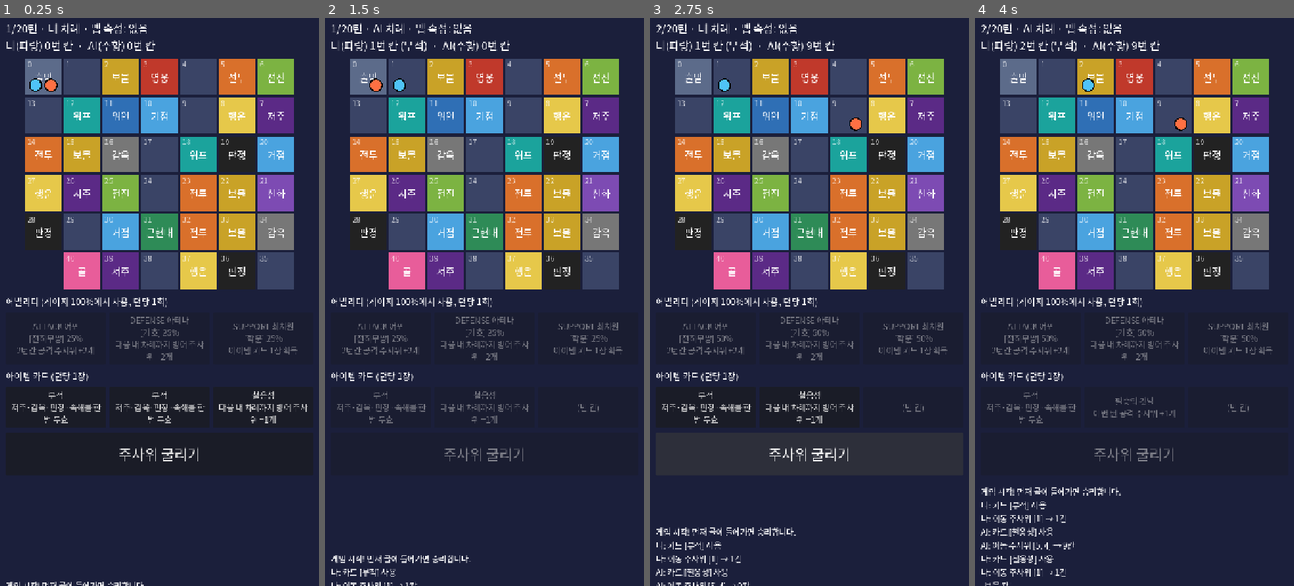
Above: before the commit, frames 1-4 (left to right).
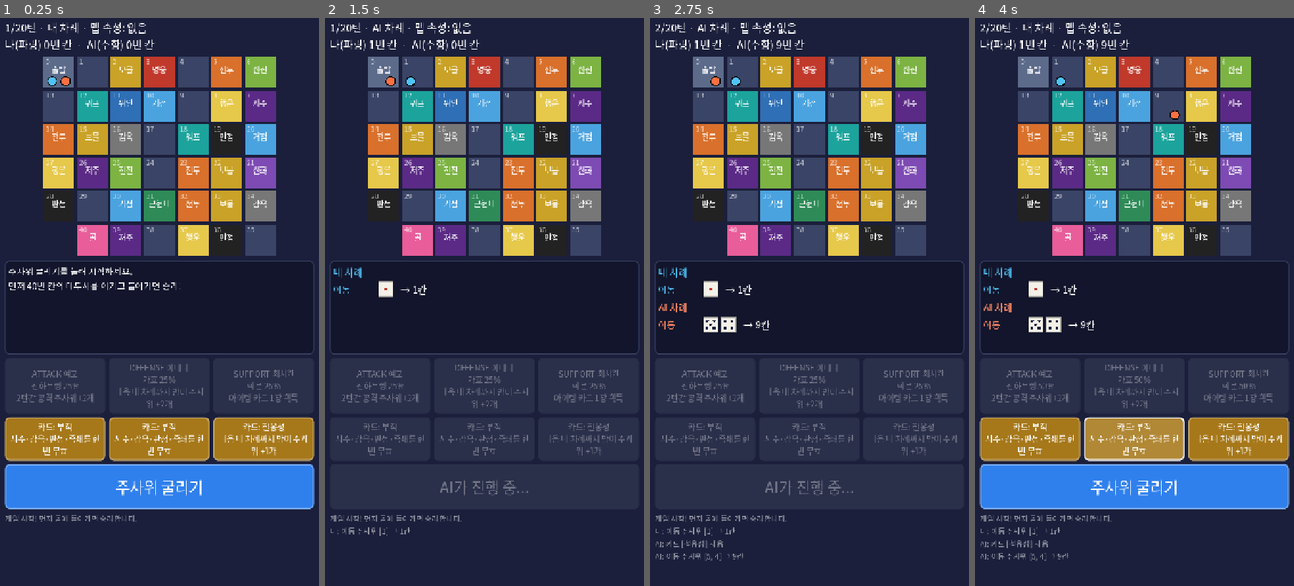
Above: after the commit, the same moments.

Repository: donto333/dice-heroes
Game: Godot game, scene res://scenes/main.tscn
Two runs of this game, one before a commit and one after it. Both use one fixed random seed, a clock stepped at 60 frames per second and the inputs below.
Inputs (mouse positions are in pixels of both pictures, inside the frame that each line leads up to):
- Up to frame 1 (0.25 s): no input
- Up to frame 2 (1.5 s): click (379, 409) at 0.5 s, where only the run before the commit has a clickable "부적 저주·감옥·판정·족쇄를 한 번 무효"; click "주사위 굴리기" at 1.25 s
- Up to frame 3 (2.75 s): tap Enter at 2 s
- Up to frame 4 (4 s): click (1134, 409) at 2.75 s, where only the run before the commit has a clickable "철옹성 다음 내 차례까지 방어 주사위 +1개"; click (1134, 455) at 3.5 s, where only the run before the commit has a clickable "주사위 굴리기"

The runs differ from the first frame. In frame 1, 48% of the frame differs, in the area x 1-99%, y 0-100%; in frame 2, 41%; in frame 3, 36%; in frame 4, 48%.

Commit message:
화면 개선: 주사위 결과 패널, 버튼 색, 말 이동 연출
- 이동·전투·판정 주사위를 결과 패널에 크게 표시
- 켜진 버튼은 밝은 색, 꺼진 버튼은 회색으로 구분
- 말이 한 칸씩 걸어가고, 연출이 끝난 뒤 AI 차례 진행
- 규칙 엔진에 화면 연출용 사건 기록 추가와 검사

Co-Authored-By: Claude Opus 5.5 <noreply@anthropic.com>
Claude-Session: https://claude.ai/code/session_01JPWR7cTXQrxTawoDohtR95

Diff:
--- a/scripts/main.gd
+++ b/scripts/main.gd
@@ -1,19 +1,29 @@
 extends Control
 ## 2단계(규칙 프로토타입) 화면. 사람 대 AI로 한 판을 끝까지 할 수 있다.
 ## 그림은 아직 없고 색 칸과 글자만 쓴다. 규칙은 scripts/rules/game.gd에 있다.
+##
+## 화면 위에서부터: 상태 줄, 보드, 결과 패널(주사위·전투), 어빌리티, 카드, 굴리기 버튼, 진행 기록.
 
 const Game := preload("res://scripts/rules/game.gd")
 const AI := preload("res://scripts/rules/ai.gd")
 const GameData := preload("res://scripts/game_data.gd")
 const BoardView := preload("res://scripts/ui/board_view.gd")
+const DiceView := preload("res://scripts/ui/dice_view.gd")
 
 ## 프로토타입 고정 파티. 둘 다 소환 포인트 6이다. 파티 고르기 화면은 6단계에서 만든다.
 const PARTIES := [
 	{"name": "나", "attack": "lubu", "defense": "athena", "support": "choichiwon"},
 	{"name": "AI", "attack": "machao", "defense": "zeus", "support": "houdini"},
 ]
-const AI_DELAY := 0.8
-const LOG_LINES := 9
+const AI_DELAY := 1.0
+const LOG_LINES := 4
+const MAX_RESULT_BLOCKS := 3
+
+const SLOT_COLORS := {"attack": Color("b8352a"), "defense": Color("6f43a6"), "support": Color("2a7d4f")}
+const CARD_COLOR := Color("a6781a")
+const ROLL_COLOR := Color("2f80ed")
+const DISABLED_COLOR := Color("2a2f4a")
+const PLAYER_TEXT_COLORS := [Color("4fc3f7"), Color("ff8a65")]
 
 var game
 var _data: Dictionary = {}
@@ -21,10 +31,10 @@
 
 var _status_label: Label
 var _board_view: Control
+var _result_box: VBoxContainer
 var _ability_buttons: Dictionary = {}
 var _card_buttons: Array = []
 var _roll_button: Button
-var _restart_button: Button
 var _log_label: Label
 
 
@@ -45,11 +55,11 @@
 	var margin := MarginContainer.new()
 	margin.set_anchors_preset(Control.PRESET_FULL_RECT)
 	for side in ["left", "right", "top", "bottom"]:
-		margin.add_theme_constant_override("margin_" + side, 16)
+		margin.add_theme_constant_override("margin_" + side, 14)
 	add_child(margin)
 
 	var column := VBoxContainer.new()
-	column.add_theme_constant_override("separation", 10)
+	column.add_theme_constant_override("separation", 8)
 	margin.add_child(column)
 
 	_status_label = _make_label(24)
@@ -57,45 +67,49 @@
 	column.add_child(_status_label)
 
 	_board_view = BoardView.new()
-	_board_view.custom_minimum_size = Vector2(0, 520)
+	_board_view.custom_minimum_size = Vector2(0, 300)
 	_board_view.size_flags_vertical = Control.SIZE_EXPAND_FILL
+	_board_view.size_flags_stretch_ratio = 3.0
 	column.add_child(_board_view)
 
-	column.add_child(_make_label(20, "어빌리티 (게이지 100%에서 사용, 턴당 1회)"))
+	var result_panel := PanelContainer.new()
+	result_panel.custom_minimum_size = Vector2(0, 210)
+	result_panel.add_theme_stylebox_override("panel", _box(Color("12152b"), Color("3a4466"), 2))
+	column.add_child(result_panel)
+	_result_box = VBoxContainer.new()
+	_result_box.add_theme_constant_override("separation", 6)
+	result_panel.add_child(_result_box)
+
 	var ability_row := HBoxContainer.new()
 	ability_row.add_theme_constant_override("separation", 8)
 	column.add_child(ability_row)
 	for slot in Game.SLOTS:
-		var button := _make_button(18, 92)
+		var button := _make_button(18, 100, SLOT_COLORS[slot])
 		button.pressed.connect(_on_ability_pressed.bind(slot))
 		ability_row.add_child(button)
 		_ability_buttons[slot] = button
 
-	column.add_child(_make_label(20, "아이템 카드 (턴당 1장)"))
 	var card_row := HBoxContainer.new()
 	card_row.add_theme_constant_override("separation", 8)
 	column.add_child(card_row)
 	for index in Game.HAND_LIMIT:
-		var button := _make_button(18, 92)
+		var button := _make_button(18, 88, CARD_COLOR)
 		button.pressed.connect(_on_card_pressed.bind(index))
 		card_row.add_child(button)
 		_card_buttons.append(button)
 
-	_roll_button = _make_button(32, 96)
-	_roll_button.text = "주사위 굴리기"
+	_roll_button = _make_button(34, 100, ROLL_COLOR)
 	_roll_button.pressed.connect(_on_roll_pressed)
 	column.add_child(_roll_button)
 
-	_restart_button = _make_button(28, 80)
-	_restart_button.text = "새 게임"
-	_restart_button.pressed.connect(_start_game)
-	column.add_child(_restart_button)
-
-	_log_label = _make_label(18)
+	_log_label = _make_label(17)
 	_log_label.autowrap_mode = TextServer.AUTOWRAP_WORD_SMART
-	_log_label.custom_minimum_size = Vector2(0, 250)
-	_log_label.vertical_alignment = VERTICAL_ALIGNMENT_BOTTOM
+	_log_label.custom_minimum_size = Vector2(0, 90)
+	_log_label.size_flags_vertical = Control.SIZE_EXPAND_FILL
+	_log_label.size_flags_stretch_ratio = 1.0
+	_log_label.vertical_alignment = VERTICAL_ALIGNMENT_TOP
 	_log_label.clip_text = true
+	_log_label.add_theme_color_override("font_color", Color(1, 1, 1, 0.6))
 	column.add_child(_log_label)
 
 
@@ -106,12 +120,32 @@
 	return label
 
 
-func _make_button(font_size: int, height: float) -> Button:
+func _box(fill: Color, border: Color, border_width: int) -> StyleBoxFlat:
+	var box := StyleBoxFlat.new()
+	box.bg_color = fill
+	box.border_color = border
+	box.set_border_width_all(border_width)
+	box.set_corner_radius_all(10)
+	box.set_content_margin_all(8)
+	return box
+
+
+## 켜진 버튼은 밝은 색, 꺼진 버튼은 어두운 회색으로 확실히 구분한다.
+func _make_button(font_size: int, height: float, color: Color) -> Button:
 	var button := Button.new()
 	button.custom_minimum_size = Vector2(0, height)
 	button.size_flags_horizontal = Control.SIZE_EXPAND_FILL
 	button.autowrap_mode = TextServer.AUTOWRAP_WORD_SMART
 	button.add_theme_font_size_override("font_size", font_size)
+	button.add_theme_stylebox_override("normal", _box(color, color.lightened(0.35), 3))
+	button.add_theme_stylebox_override("hover", _box(color.lightened(0.12), Color.WHITE, 3))
+	button.add_theme_stylebox_override("pressed", _box(color.darkened(0.25), Color.WHITE, 3))
+	button.add_theme_stylebox_override("focus", StyleBoxEmpty.new())
+	button.add_theme_stylebox_override("disabled", _box(DISABLED_COLOR, DISABLED_COLOR, 0))
+	button.add_theme_color_override("font_color", Color.WHITE)
+	button.add_theme_color_override("font_hover_color", Color.WHITE)
+	button.add_theme_color_override("font_pressed_color", Color.WHITE)
+	button.add_theme_color_override("font_disabled_color", Color(1, 1, 1, 0.35))
 	return button
 
 
@@ -120,8 +154,12 @@
 func _start_game() -> void:
 	game = Game.new()
 	game.setup(_data, PARTIES)
+	game.take_events()
 	_board_view.game = game
+	_board_view.reset_pieces()
 	_waiting_for_player = false
+	_clear_results()
+	_add_result_text("주사위 굴리기를 눌러 시작하세요.\n먼저 40번 칸의 메두사를 이기고 들어가면 승리!", Color.WHITE)
 	_advance()
 
 
@@ -129,28 +167,47 @@
 func _advance() -> void:
 	var playing = game
 	while playing == game and game.winner < 0:
+		await _wait_for_board()
+		if playing != game:
+			return
 		if game.current == 0:
 			if game.begin_turn():
 				_waiting_for_player = true
 				_refresh()
 				return
+			_add_result_text("나: 이번 턴은 쉽니다.", PLAYER_TEXT_COLORS[0])
 			game.end_turn()
 		else:
 			_refresh()
 			await get_tree().create_timer(AI_DELAY).timeout
 			if playing != game:
 				return
+			_add_result_header("AI 차례", PLAYER_TEXT_COLORS[1])
 			AI.take_turn(game)
+			_consume_events()
 		_refresh()
+	await _wait_for_board()
 	_waiting_for_player = false
+	_show_game_over()
 	_refresh()
 
 
+func _wait_for_board() -> void:
+	while _board_view.is_busy():
+		await get_tree().process_frame
+
+
 func _on_roll_pressed() -> void:
+	if game.winner >= 0:
+		_start_game()
+		return
 	if not _waiting_for_player:
 		return
 	_waiting_for_player = false
+	_clear_results()
+	_add_result_header("내 차례", PLAYER_TEXT_COLORS[0])
 	game.roll_move()
+	_consume_events()
 	game.end_turn()
 	_refresh()
 	_advance()
@@ -158,12 +215,140 @@
 
 func _on_ability_pressed(slot: String) -> void:
 	if _waiting_for_player and game.use_ability(slot):
+		_add_result_text("어빌리티 [%s] 발동! %s" % [
+			game.ability_of(0, slot)["name"], game.ability_of(0, slot)["text"]], SLOT_COLORS[slot].lightened(0.4))
+		_consume_events()
 		_refresh()
 
 
 func _on_card_pressed(index: int) -> void:
-	if _waiting_for_player and game.play_card(index):
+	if not _waiting_for_player:
+		return
+	var hand: Array = game.players[0]["hand"]
+	if index >= hand.size():
+		return
+	var card: Dictionary = game.cards[hand[index]]
+	if game.play_card(index):
+		_add_result_text("카드 [%s] 사용! %s" % [card["name"], card["text"]], CARD_COLOR.lightened(0.4))
+		_consume_events()
 		_refresh()
+
+
+# ---------------------------------------------------------------- 결과 패널
+
+## 규칙 엔진의 사건을 꺼내, 말 이동은 보드로 보내고 주사위·전투는 결과 패널에 그린다.
+func _consume_events() -> void:
+	var moves: Array = []
+	for event in game.take_events():
+		match event["kind"]:
+			"pos":
+				moves.append(event)
+			"move":
+				_add_move_result(event)
+			"battle":
+				_add_battle_result(event)
+			"fate":
+				_add_fate_result(event)
+	_board_view.push_moves(moves)
+
+
+func _clear_results() -> void:
+	for child in _result_box.get_children():
+		child.queue_free()
+
+
+func _trim_results() -> void:
+	var children := _result_box.get_children().filter(func(node): return not node.is_queued_for_deletion())
+	while children.size() > MAX_RESULT_BLOCKS + 2:
+		children.pop_front().queue_free()
+
+
+func _add_result_header(text: String, color: Color) -> void:
+	var label := _make_label(22, text)
+	label.add_theme_color_override("font_color", color)
+	_result_box.add_child(label)
+	_trim_results()
+
+
+func _add_result_text(text: String, color: Color) -> void:
+	var label := _make_label(20, text)
+	label.autowrap_mode = TextServer.AUTOWRAP_WORD_SMART
+	label.add_theme_color_override("font_color", color)
+	_result_box.add_child(label)
+	_trim_results()
+
+
+func _dice_row(caption: String, rolls: Array, tail: String, color: Color) -> HBoxContainer:
+	var row := HBoxContainer.new()
+	row.add_theme_constant_override("separation", 10)
+	var head := _make_label(20, caption)
+	head.custom_minimum_size = Vector2(90, 0)
+	head.add_theme_color_override("font_color", color)
+	row.add_child(head)
+	if not rolls.is_empty():
+		var dice := DiceView.new()
+		dice.die_size = 34.0
+		dice.values = rolls
+		dice.size_flags_vertical = Control.SIZE_SHRINK_CENTER
+		row.add_child(dice)
+	var end := _make_label(22, tail)
+	end.add_theme_color_override("font_color", Color.WHITE)
+	row.add_child(end)
+	return row
+
+
+func _add_move_result(event: Dictionary) -> void:
+	var who := int(event["player"])
+	var tail := "→ %d칸" % int(event["total"])
+	if event["rolls"].is_empty():
+		tail = "%d칸 (고정)" % int(event["total"])
+	if int(event["bonus"]) > 0:
+		tail += " (속성 +%d)" % int(event["bonus"])
+	_result_box.add_child(_dice_row("이동", event["rolls"], tail, PLAYER_TEXT_COLORS[who]))
+	_trim_results()
+
+
+func _add_battle_result(event: Dictionary) -> void:
+	var who := int(event["player"])
+	var block := VBoxContainer.new()
+	block.add_theme_constant_override("separation", 4)
+	var title := _make_label(20, "전투! %s vs %s" % [event["attacker"], event["defender"]])
+	title.add_theme_color_override("font_color", Color("ffcf66"))
+	block.add_child(title)
+	block.add_child(_dice_row("공격", event["attack_rolls"], "= %d" % int(event["attack_total"]), PLAYER_TEXT_COLORS[who]))
+	block.add_child(_dice_row("방어", event["defense_rolls"], "= %d" % int(event["defense_total"]), Color(1, 1, 1, 0.8)))
+	var verdict := "%s 승리!" % game.players[who]["name"]
+	var verdict_color := Color("7ee081")
+	if not event["won"]:
+		verdict = "%s 패배... 직전 거점으로" % game.players[who]["name"]
+		verdict_color = Color("ff6b6b")
+	var verdict_label := _make_label(22, verdict)
+	verdict_label.add_theme_color_override("font_color", verdict_color)
+	block.add_child(verdict_label)
+	_result_box.add_child(block)
+	_trim_results()
+
+
+func _add_fate_result(event: Dictionary) -> void:
+	var who := int(event["player"])
+	_result_box.add_child(_dice_row("판정", event["rolls"], event["text"], PLAYER_TEXT_COLORS[who]))
+	_trim_results()
+
+
+func _show_game_over() -> void:
+	_clear_results()
+	var text := "무승부!"
+	var color := Color.WHITE
+	if game.winner == 0:
+		text = "승리! 골에 먼저 들어갔습니다."
+		color = Color("7ee081")
+	elif game.winner == 1:
+		text = "패배... AI가 먼저 들어갔습니다."
+		color = Color("ff6b6b")
+	var label := _make_label(34, text)
+	label.autowrap_mode = TextServer.AUTOWRAP_WORD_SMART
+	label.add_theme_color_override("font_color", color)
+	_result_box.add_child(label)
 
 
 # ---------------------------------------------------------------- 표시
@@ -172,15 +357,13 @@
 	var me: Dictionary = game.players[0]
 	var ai: Dictionary = game.players[1]
 	var attr_text: String = game.map_attr if game.map_attr != "" else "없음"
-	var turn_text := "게임 종료"
+	var turn_text := "AI 차례"
 	if game.winner == 2:
 		turn_text = "무승부"
 	elif game.winner >= 0:
 		turn_text = "%s 승리!" % game.players[game.winner]["name"]
 	elif _waiting_for_player:
 		turn_text = "내 차례"
-	else:
-		turn_text = "AI 차례"
 	_status_label.text = "%d/%d턴 · %s · 맵 속성: %s\n나(파랑) %d번 칸%s  ·  AI(주황) %d번 칸%s" % [
 		min(game.round_number, Game.MAX_ROUNDS), Game.MAX_ROUNDS, turn_text, attr_text,
 		int(me["pos"]), _state_text(me), int(ai["pos"]), _state_text(ai)]
@@ -189,24 +372,33 @@
 		var button: Button = _ability_buttons[slot]
 		var character: Dictionary = game.char_of(0, slot)
 		var ability: Dictionary = game.ability_of(0, slot)
-		button.text = "%s %s\n[%s] %d%%\n%s" % [
+		var is_ready: bool = _waiting_for_player and game.can_use_ability(slot)
+		var gauge_text := "[사용 가능]" if is_ready else "%d%%" % int(me["gauge"][slot])
+		button.text = "%s %s\n%s %s\n%s" % [
 			Game.SLOT_LABELS[slot], character["name"],
-			ability.get("name", "-"), int(me["gauge"][slot]), ability.get("text", "")]
-		button.disabled = not (_waiting_for_player and game.can_use_ability(slot))
+			ability.get("name", "-"), gauge_text, ability.get("text", "")]
+		button.disabled = not is_ready
 
 	var hand: Array = me["hand"]
 	for index in _card_buttons.size():
 		var button: Button = _card_buttons[index]
 		if index < hand.size():
 			var card: Dictionary = game.cards[hand[index]]
-			button.text = "%s\n%s" % [card["name"], card["text"]]
+			button.text = "카드: %s\n%s" % [card["name"], card["text"]]
 			button.disabled = not (_waiting_for_player and game.can_play_card(index))
 		else:
-			button.text = "(빈 칸)"
+			button.text = "(빈 카드 칸)"
 			button.disabled = true
 
-	_roll_button.disabled = not _waiting_for_player
-	_restart_button.visible = game.winner >= 0
+	if game.winner >= 0:
+		_roll_button.text = "새 게임"
+		_roll_button.disabled = false
+	elif _waiting_for_player:
+		_roll_button.text = "주사위 굴리기"
+		_roll_button.disabled = false
+	else:
+		_roll_button.text = "AI가 진행 중..."
+		_roll_button.disabled = true
 
 	var lines: Array = game.messages.slice(max(0, game.messages.size() - LOG_LINES))
 	_log_label.text = "\n".join(PackedStringArray(lines))
--- a/scripts/rules/game.gd
+++ b/scripts/rules/game.gd
@@ -34,6 +34,9 @@
 ## -1 진행 중, 0 또는 1 승자, 2 무승부
 var winner := -1
 var messages: Array = []
+## 화면이 연출에 쓰는 사건 기록. take_events()로 가져가면 비워진다.
+## kind: "pos"(말 이동), "move"(이동 주사위), "battle"(전투), "fate"(운명의 판정)
+var events: Array = []
 
 var card_played := false
 var ability_used := false
@@ -76,6 +79,7 @@
 	map_attr = ""
 	winner = -1
 	messages = []
+	events = []
 	for index in players.size():
 		for i in START_HAND:
 			_draw_card(index, false)
@@ -219,20 +223,24 @@
 	var mover: Dictionary = char_of(current, "attack")
 
 	var total := 0
+	var rolls: Array = []
 	var fixed := effect_sum(current, "move_fixed")
 	if fixed > 0:
 		total = fixed
 		say("%s: 이동 %d칸 (고정)" % [player["name"], total])
 	else:
 		var count: int = max(1, int(mover["move"]) + effect_sum(current, "move_dice"))
-		var rolls := roll_dice(count)
+		rolls = roll_dice(count)
 		total = _sum(rolls)
 		say("%s: 이동 주사위 %s → %d칸" % [player["name"], str(rolls), total])
+	var bonus := 0
 	if map_attr == "근현대" and mover["category"] == "근현대":
-		total += ATTR_BONUS
+		bonus = ATTR_BONUS
+		total += bonus
 		say("  맵 속성 보너스로 %d칸 더 이동" % ATTR_BONUS)
-
-	player["pos"] = min(int(player["pos"]) + total, goal_index())
+	_event({"kind": "move", "player": current, "rolls": rolls, "total": total, "bonus": bonus})
+
+	_set_pos(current, min(int(player["pos"]) + total, goal_index()))
 	_resolve_tile(0)
 
 
@@ -288,11 +296,11 @@
 		"forward":
 			if depth < 3:
 				var amount := int(tile["amount"])
-				player["pos"] = min(pos + amount, goal_index())
+				_set_pos(current, min(pos + amount, goal_index()))
 				say("  전진 칸! %d칸 더 나아갑니다." % amount)
 				_resolve_tile(depth + 1)
 		"warp":
-			player["pos"] = int(tile["to"])
+			_set_pos(current, int(tile["to"]))
 			say("  워프! %d번 칸으로 이동합니다." % int(tile["to"]))
 		"luck":
 			_add_gauge(current, 25)
@@ -326,11 +334,17 @@
 	var rolls := roll_dice(2)
 	var diff: int = abs(int(rolls[0]) - int(rolls[1]))
 	var pos := int(player["pos"])
+	var outcome := "무사 통과"
 	if diff >= 3:
-		player["pos"] = checkpoint_before(pos)
+		outcome = "직전 거점으로"
+	elif diff > 0:
+		outcome = "%d칸 후퇴" % diff
+	_event({"kind": "fate", "player": current, "rolls": rolls, "text": outcome})
+	if diff >= 3:
+		_set_pos(current, checkpoint_before(pos))
 		say("  운명의 판정 %s: 차이 %d → 직전 거점으로!" % [str(rolls), diff])
 	elif diff > 0:
-		player["pos"] = max(0, pos - diff)
+		_set_pos(current, max(0, pos - diff))
 		say("  운명의 판정 %s: %d칸 후퇴" % [str(rolls), diff])
 	else:
 		say("  운명의 판정 %s: 무사 통과" % str(rolls))
@@ -405,17 +419,18 @@
 		_attack_dice(current), _defense_dice(1 - current),
 		_attack_bonus(current), _defense_bonus(1 - current))
 	_say_battle(result)
+	_battle_event(attacker["name"], defender["name"], result)
 	if result["attacker_won"]:
-		opponent["pos"] = checkpoint_before(int(opponent["pos"]))
+		_set_pos(1 - current, checkpoint_before(int(opponent["pos"])))
 		say("  %s 승리! %s은(는) 직전 거점으로 돌아갑니다." % [player["name"], opponent["name"]])
 		if effect_sum(current, "chase") > 0:
-			player["pos"] = min(int(player["pos"]) + 3, goal_index())
+			_set_pos(current, min(int(player["pos"]) + 3, goal_index()))
 			say("  추격! 3칸 더 전진합니다.")
 		return true
-	player["pos"] = checkpoint_before(int(player["pos"]))
+	_set_pos(current, checkpoint_before(int(player["pos"])))
 	say("  %s 방어 성공! %s은(는) 직전 거점으로 돌아갑니다." % [opponent["name"], player["name"]])
 	if effect_sum(1 - current, "counter") > 0:
-		player["pos"] = max(0, int(player["pos"]) - 3)
+		_set_pos(current, max(0, int(player["pos"]) - 3))
 		say("  반격! 3칸 더 물러납니다.")
 	return false
 
@@ -429,10 +444,11 @@
 		_attack_dice(current), keeper_dice - effect_sum(current, "enemy_dice_minus"),
 		_attack_bonus(current), 0)
 	_say_battle(result)
+	_battle_event(attacker["name"], keeper_name, result)
 	if result["attacker_won"]:
 		say("  %s 승리!" % player["name"])
 		return true
-	player["pos"] = checkpoint_before(int(player["pos"]))
+	_set_pos(current, checkpoint_before(int(player["pos"])))
 	say("  패배... %s은(는) 직전 거점으로 돌아갑니다." % player["name"])
 	return false
 
@@ -512,6 +528,39 @@
 		say("  %s: 카드 [%s] 획득" % [players[player_index]["name"], cards[card_id]["name"]])
 
 
+func _set_pos(player_index: int, value: int) -> void:
+	value = clamp(value, 0, goal_index())
+	if int(players[player_index]["pos"]) == value:
+		return
+	players[player_index]["pos"] = value
+	_event({"kind": "pos", "player": player_index, "to": value})
+
+
+func _battle_event(attacker_name: String, defender_name: String, result: Dictionary) -> void:
+	_event({
+		"kind": "battle",
+		"player": current,
+		"attacker": attacker_name,
+		"defender": defender_name,
+		"attack_rolls": result["attack_rolls"],
+		"defense_rolls": result["defense_rolls"],
+		"attack_total": result["attack_total"],
+		"defense_total": result["defense_total"],
+		"won": result["attacker_won"],
+	})
+
+
+func _event(data: Dictionary) -> void:
+	events.append(data)
+
+
+## 쌓인 사건을 꺼내고 비운다. 화면 쪽에서 부른다.
+func take_events() -> Array:
+	var taken := events
+	events = []
+	return taken
+
+
 func say(text: String) -> void:
 	messages.append(text)
 	if messages.size() > MAX_MESSAGES:
--- a/scripts/ui/board_view.gd
+++ b/scripts/ui/board_view.gd
@@ -1,9 +1,12 @@
 extends Control
 ## 보드를 그리는 화면 요소. 프로토타입이라 그림 대신 색 칸과 글자로 그린다.
 ## 칸은 한 줄에 COLUMNS개씩, 줄마다 방향을 바꿔 가며(뱀 모양) 놓는다.
+## 말은 규칙이 정한 위치로 순간이동하지 않고, push_moves()로 받은 순서대로 한 칸씩 걸어간다.
 
 const COLUMNS := 7
 const TILE_GAP := 6.0
+const STEP_TIME := 0.09
+const PAUSE_TIME := 0.35
 
 const TILE_COLORS := {
 	"start": Color("5c6b8a"),
@@ -42,6 +45,48 @@
 const PLAYER_COLORS := [Color("4fc3f7"), Color("ff7043")]
 
 var game = null
+## 화면에 그려지는 말의 위치. 규칙상 위치를 따라 한 칸씩 움직인다.
+var shown_pos: Array = [0, 0]
+var _queue: Array = []
+var _timer := 0.0
+
+
+func reset_pieces() -> void:
+	_queue.clear()
+	_timer = 0.0
+	shown_pos = [0, 0]
+	if game != null:
+		for index in game.players.size():
+			shown_pos[index] = int(game.players[index]["pos"])
+	queue_redraw()
+
+
+## [{"player": 0, "to": 12}, ...] 순서대로 말을 움직인다.
+func push_moves(moves: Array) -> void:
+	_queue.append_array(moves)
+
+
+func is_busy() -> bool:
+	return not _queue.is_empty()
+
+
+func _process(delta: float) -> void:
+	if _queue.is_empty():
+		return
+	_timer -= delta
+	if _timer > 0.0:
+		return
+	var move: Dictionary = _queue[0]
+	var index := int(move["player"])
+	var target := int(move["to"])
+	var now := int(shown_pos[index])
+	if now == target:
+		_queue.pop_front()
+		_timer = PAUSE_TIME
+	else:
+		shown_pos[index] = now + (1 if target > now else -1)
+		_timer = STEP_TIME
+	queue_redraw()
 
 
 func _draw() -> void:
@@ -53,7 +98,7 @@
 	var cell: float = min(size.x / COLUMNS, size.y / rows)
 	var origin := Vector2((size.x - cell * COLUMNS) / 2.0, (size.y - cell * rows) / 2.0)
 	var small: int = int(clamp(cell * 0.20, 10.0, 22.0))
-	var big: int = int(clamp(cell * 0.26, 12.0, 28.0))
+	var big: int = int(clamp(cell * 0.24, 12.0, 26.0))
 
 	for index in count:
 		var tile: Dictionary = game.board[index]
@@ -68,17 +113,17 @@
 		draw_string(font, rect.position + Vector2(4, small + 2), str(index),
 			HORIZONTAL_ALIGNMENT_LEFT, -1, small, Color(1, 1, 1, 0.7))
 		if label != "":
-			draw_string(font, rect.position + Vector2(0, rect.size.y * 0.62), label,
+			draw_string(font, rect.position + Vector2(0, rect.size.y * 0.52), label,
 				HORIZONTAL_ALIGNMENT_CENTER, rect.size.x, big, Color.WHITE)
 
-	# 말. 같은 칸에 있으면 좌우로 나눠 그린다.
-	for player_index in game.players.size():
-		var pos := int(game.players[player_index]["pos"])
+	# 말. 같은 칸에 있으면 좌우로 나눠 그린다. 칸 아래쪽에 그려 글자를 가리지 않게 한다.
+	for player_index in shown_pos.size():
+		var pos := int(shown_pos[player_index])
 		var center := _cell_origin(pos, origin, cell) + Vector2(cell, cell) / 2.0
 		center.x += (player_index * 2 - 1) * cell * 0.20
-		center.y += cell * 0.22
-		draw_circle(center, cell * 0.17, Color.BLACK)
-		draw_circle(center, cell * 0.14, PLAYER_COLORS[player_index])
+		center.y += cell * 0.27
+		draw_circle(center, cell * 0.15, Color.BLACK)
+		draw_circle(center, cell * 0.12, PLAYER_COLORS[player_index])
 
 
 func _cell_origin(index: int, origin: Vector2, cell: float) -> Vector2:
--- /dev/null
+++ b/scripts/ui/dice_view.gd
@@ -0,0 +1,39 @@
+extends Control
+## 주사위 눈을 그리는 작은 화면 요소. values에 눈 값(1~6)을 넣으면 그만큼 주사위를 그린다.
+
+const PIPS := {
+	1: [Vector2(0.5, 0.5)],
+	2: [Vector2(0.27, 0.27), Vector2(0.73, 0.73)],
+	3: [Vector2(0.27, 0.27), Vector2(0.5, 0.5), Vector2(0.73, 0.73)],
+	4: [Vector2(0.27, 0.27), Vector2(0.73, 0.27), Vector2(0.27, 0.73), Vector2(0.73, 0.73)],
+	5: [Vector2(0.27, 0.27), Vector2(0.73, 0.27), Vector2(0.5, 0.5), Vector2(0.27, 0.73), Vector2(0.73, 0.73)],
+	6: [Vector2(0.27, 0.25), Vector2(0.73, 0.25), Vector2(0.27, 0.5), Vector2(0.73, 0.5), Vector2(0.27, 0.75), Vector2(0.73, 0.75)],
+}
+
+var values: Array = []:
+	set(new_values):
+		values = new_values
+		_update_size()
+		queue_redraw()
+var die_size := 40.0:
+	set(new_size):
+		die_size = new_size
+		_update_size()
+		queue_redraw()
+var face_color := Color("f4f1e8")
+var pip_color := Color("1b1f3b")
+
+
+func _update_size() -> void:
+	custom_minimum_size = Vector2(values.size() * (die_size + 6.0), die_size)
+
+
+func _draw() -> void:
+	for index in values.size():
+		var value: int = clamp(int(values[index]), 1, 6)
+		var rect := Rect2(Vector2(index * (die_size + 6.0), 0), Vector2(die_size, die_size))
+		draw_rect(rect, face_color)
+		draw_rect(rect, Color(0, 0, 0, 0.35), false, 2.0)
+		var pip_color_now := Color("c0392b") if value == 1 else pip_color
+		for pip in PIPS[value]:
+			draw_circle(rect.position + pip * die_size, die_size * 0.09, pip_color_now)
--- a/tests/run_tests.gd
+++ b/tests/run_tests.gd
@@ -8,6 +8,7 @@
 # 화면 코드는 실행하지 않지만, 문법 오류를 잡으려고 불러 둔다.
 const MainScreen := preload("res://scripts/main.gd")
 const BoardView := preload("res://scripts/ui/board_view.gd")
+const DiceView := preload("res://scripts/ui/dice_view.gd")
 
 const CATEGORIES := ["영웅", "위인", "신화", "근현대"]
 const PARTIES := [
@@ -27,6 +28,7 @@
 	_test_battle_odds()
 	_test_checkpoints()
 	_test_full_games()
+	_test_events()
 	if _failures.is_empty():
 		print("모든 검사 통과")
 		quit(0)
@@ -141,3 +143,25 @@
 			goal_wins += 1
 	print("골인으로 끝난 판: %d / %d" % [goal_wins, games])
 	_check(goal_wins > 0, "300판 중 골인으로 끝난 판이 하나도 없음")
+
+
+## 화면 연출용 사건 기록이 말 위치와 맞는지 확인한다.
+func _test_events() -> void:
+	for seed_value in 50:
+		var game = _new_game(seed_value + 1000)
+		game.take_events()
+		var shown := [0, 0]
+		var steps := 0
+		while game.winner < 0 and steps < 200:
+			AI.take_turn(game)
+			for event in game.take_events():
+				if event["kind"] == "pos":
+					shown[int(event["player"])] = int(event["to"])
+				elif event["kind"] == "move":
+					_check(int(event["total"]) >= 1, "이동 칸 수가 1 미만")
+				elif event["kind"] == "battle":
+					_check(event["attack_rolls"].size() >= 1, "전투 주사위 기록이 비어 있음")
+			for index in 2:
+				_check(shown[index] == int(game.players[index]["pos"]), "사건 기록의 말 위치가 실제 위치와 다름")
+			steps += 1
+		_check(game.events.is_empty(), "take_events 후 사건 기록이 남아 있음")
